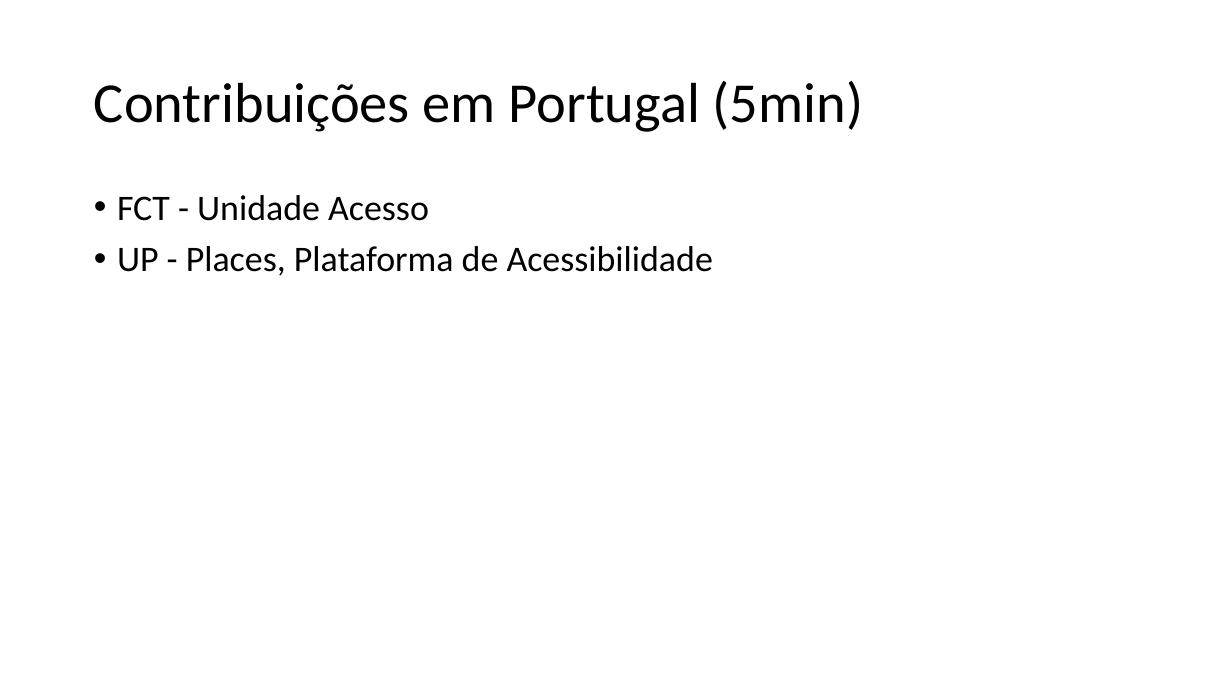
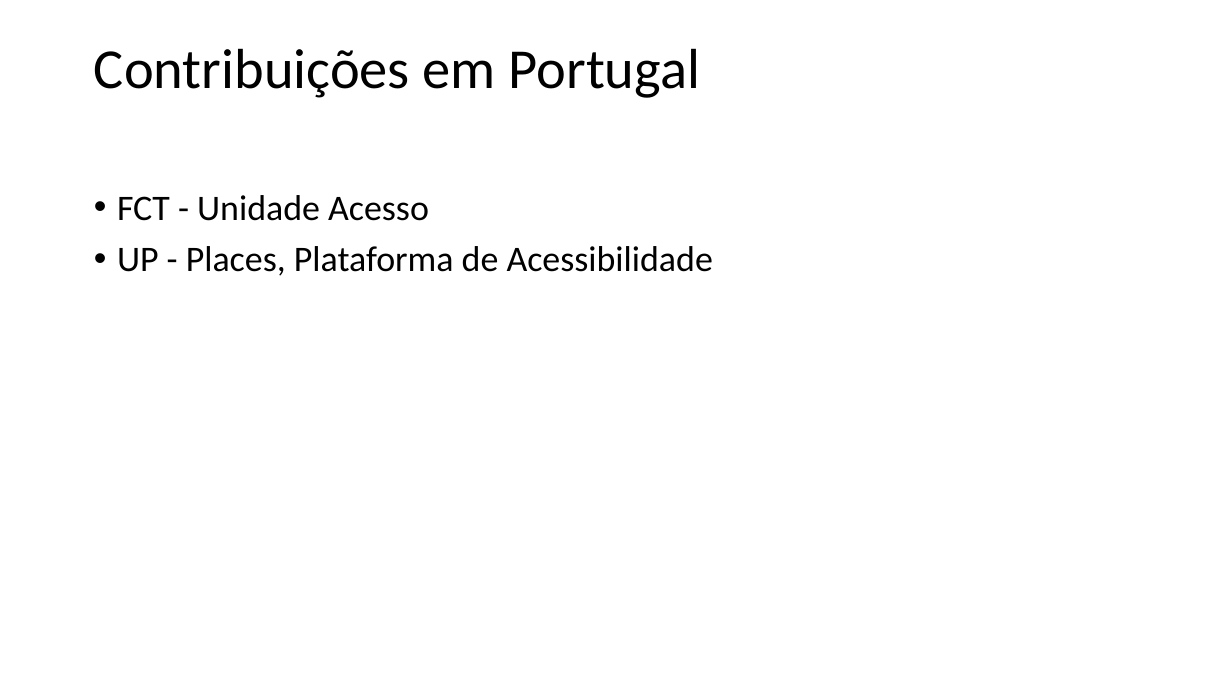
Before and after one commit to aborba/tertulias-nodejs, a slide deck: slide 10 of docs/Accessibility a22908.pptx (slide 9 before the commit). Drawn at 1232x693 pixels with LibreOffice and Linux fonts; fonts in the diff are those of the drawing. Boxes give left, top, right and bottom in pixels: in the first picture for what was removed or moved away, otherwise in the second. Text is boxed around its words. In the diff, an @@ line names an element or a change of style, - is before the commit and + after.

```diff
--- a/docs/Accessibility a22908.pptx
+++ b/docs/Accessibility a22908.pptx
@@ title at <box>94,48,701,98</box>: text changed @@
-Contribuições em Portugal (5min)
+Contribuições em Portugal
```
Also in this commit, not shown: 3 other slides changed, 4 slides added, 3 slides removed, 1 other file.
